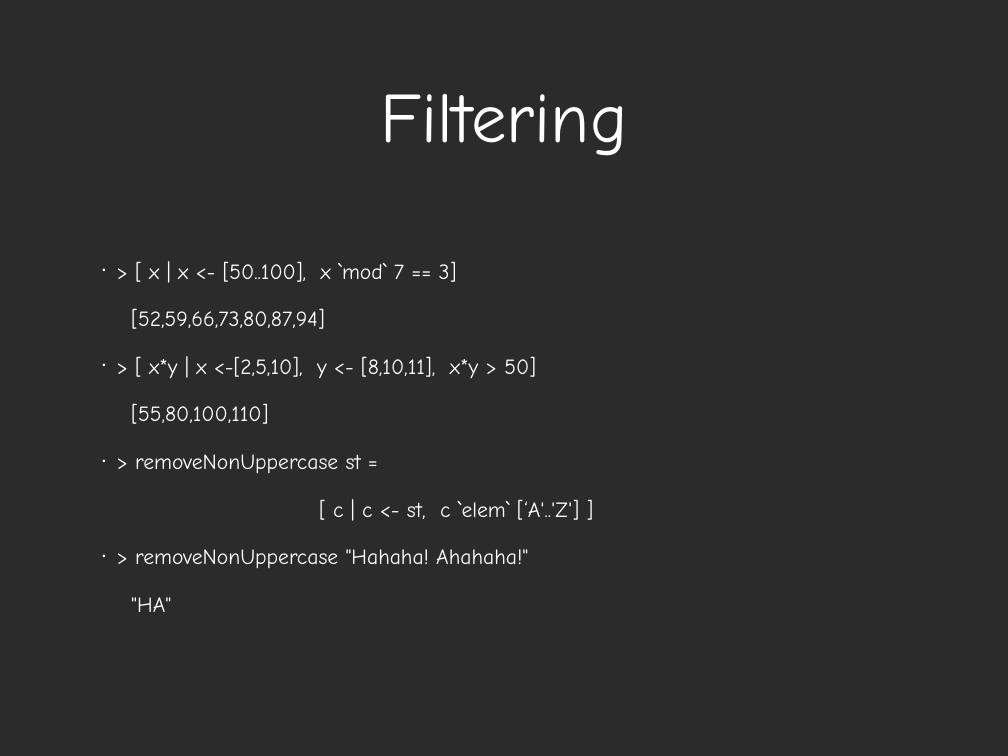
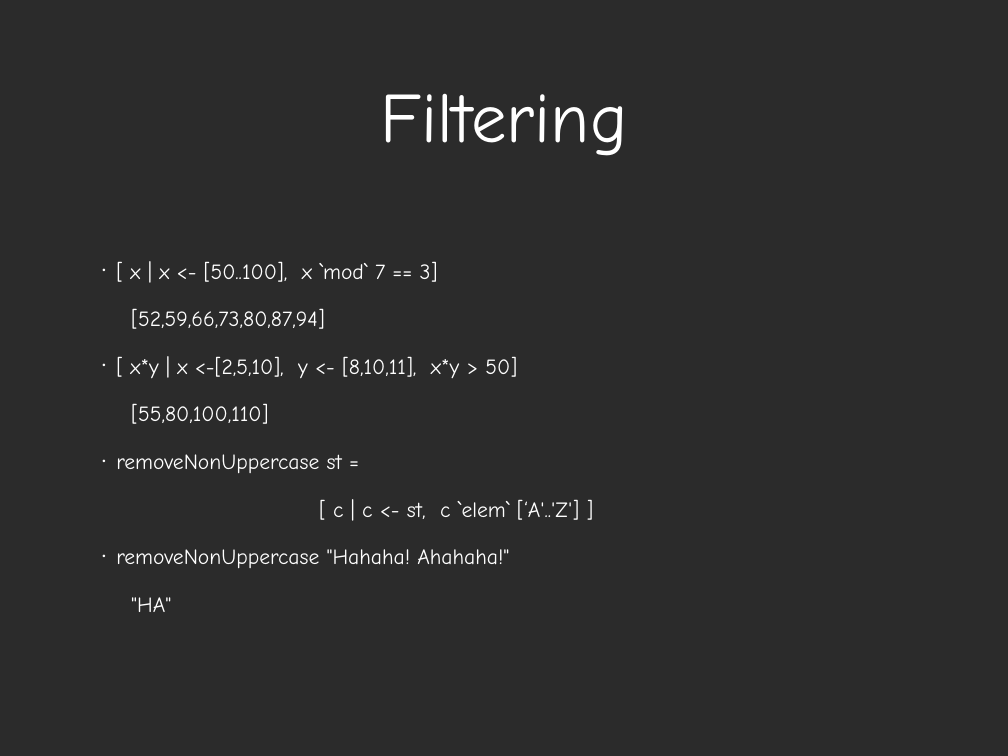
Before and after one commit to zhizhuwang/codekata, a slide deck: slide 20 of haskell/Haskell Basics.ppt (slide 19 before the commit). Drawn at 1008x756 pixels with LibreOffice and Linux fonts; fonts in the diff are those of the drawing; background and template pictures are left out; a plain dark background stands for a picture behind light text. Boxes give left, top, right and bottom in pixels: in the first picture for what was removed or moved away, otherwise in the second. Text is boxed around its words. In the diff, an @@ line names an element or a change of style, - is before the commit and + after.

```diff
--- a/haskell/Haskell Basics.ppt
+++ b/haskell/Haskell Basics.ppt
@@ text at (130, 261, 438, 282): text changed @@
-• > [ x | x <- [50..100], x `mod` 7 == 3]
+• [ x | x <- [50..100], x `mod` 7 == 3]
@@ text at (130, 356, 517, 378): text changed @@
-• > [ x*y | x <-[2,5,10], y <- [8,10,11], x*y > 50]
+• [ x*y | x <-[2,5,10], y <- [8,10,11], x*y > 50]
@@ text at (116, 454, 342, 473): text changed @@
-• > removeNonUppercase st =
+• removeNonUppercase st =
@@ text at (116, 549, 509, 568): text changed @@
-• > removeNonUppercase "Hahaha! Ahahaha!"
+• removeNonUppercase "Hahaha! Ahahaha!"
```
Also in this commit, not shown: 9 other slides changed, 1 slide added, 33 other files.
